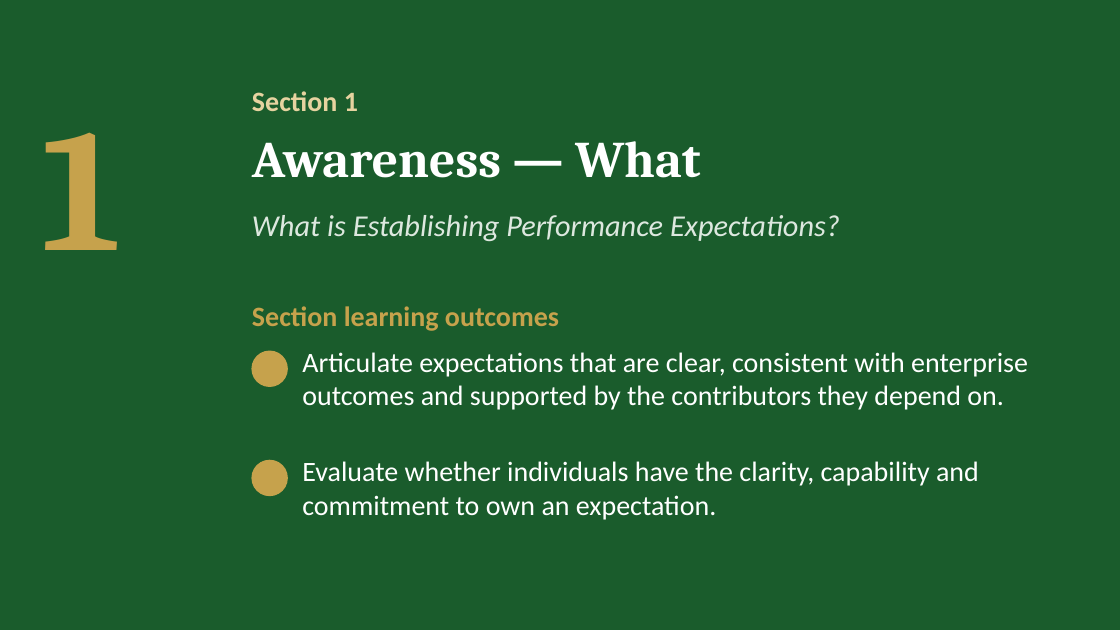
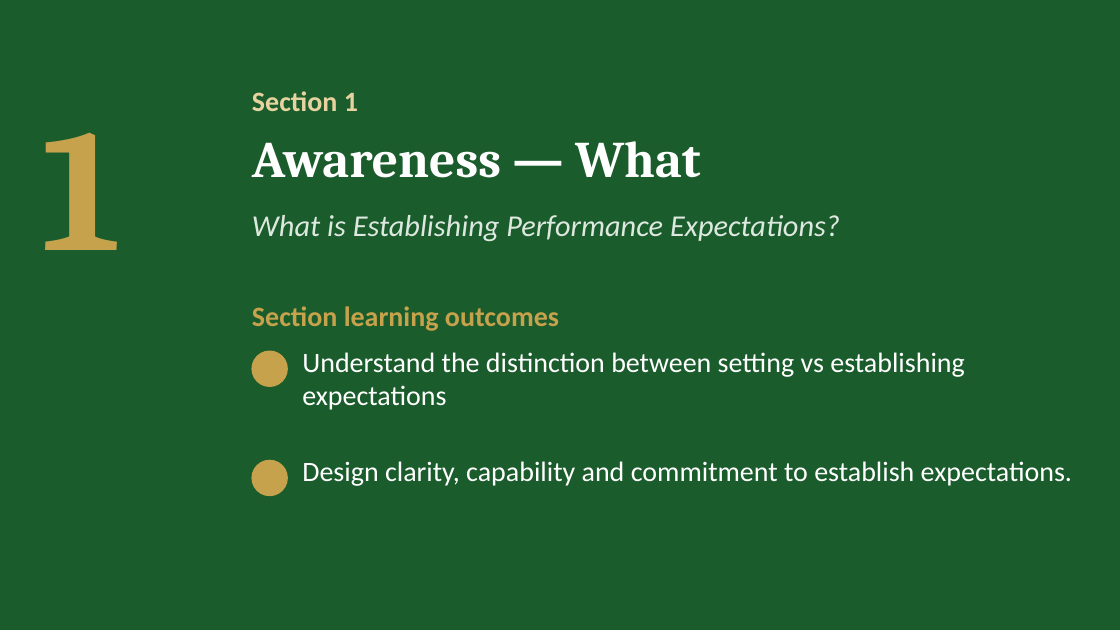
Before and after one commit to IBSL26/ibsl-platform, a slide deck: slide 4 of Unit decks/Unit 07 - Establishing Performance Expectations.pptx. Drawn at 1120x630 pixels with LibreOffice and Linux fonts; fonts in the diff are those of the drawing; background and template pictures are left out. Boxes give left, top, right and bottom in pixels: in the first picture for what was removed or moved away, otherwise in the second. Text is boxed around its words. In the diff, an @@ line names an element or a change of style, - is before the commit and + after.

Commit message:
Unit 7: Establishing Performance Expectations, alignment dialogue in 1.4, Section 5 in two exercises, Capstone five boxes, deck

```diff
--- a/Unit decks/Unit 07 - Establishing Performance Expectations.pptx
+++ b/Unit decks/Unit 07 - Establishing Performance Expectations.pptx
@@ text at (302,352,964,410): text changed @@
-Articulate expectations that are clear, consistent with enterprise outcomes and supported by the contributors they depend on.
+Understand the distinction between setting vs establishing expectations
@@ text at (302,461,1072,486): text changed @@
-Evaluate whether individuals have the clarity, capability and commitment to own an expectation.
+Design clarity, capability and commitment to establish expectations.
```
Also in this commit, not shown: 6 other slides changed, 6 slides added, 4 slides removed, 27 other files.
